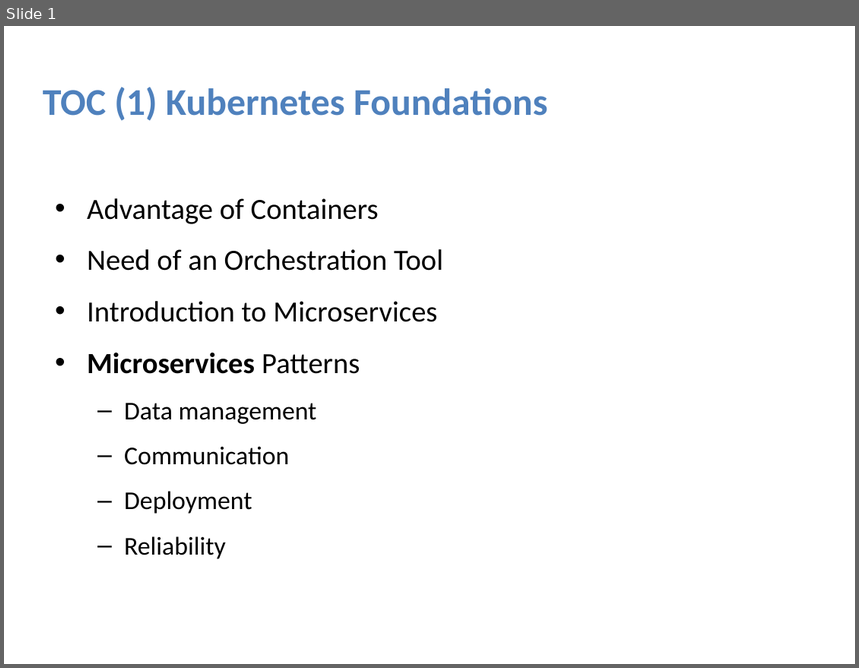
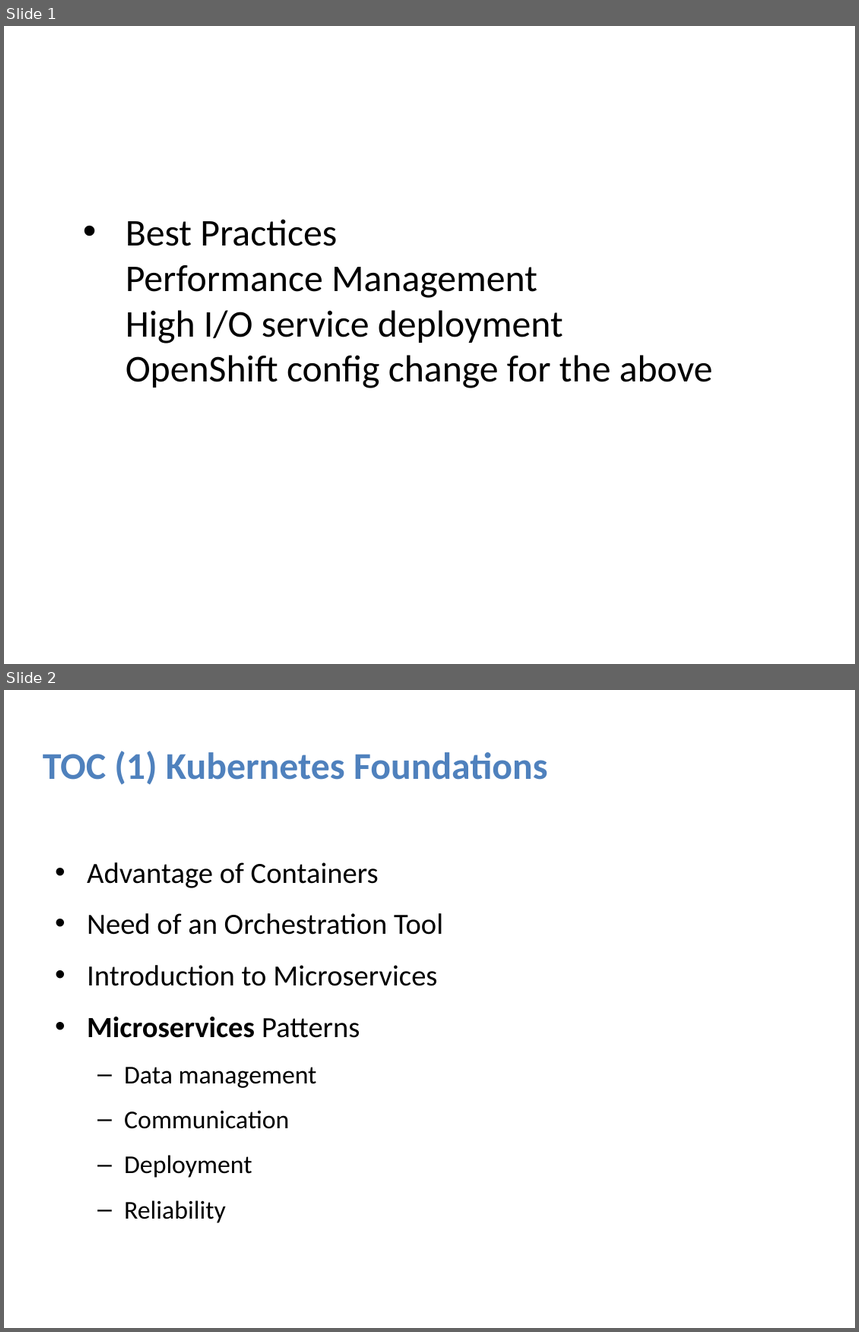
Before and after one commit to shekhar2010us/kubernetes_teach_git, a slide deck: material/new/Kubernetes-agenda.pptx. Shown one above the other, each under a label of ours: slide 1 before the commit, slides 1 and 2 after it. The pictures are 859x668 and 859x1332 pixels, drawn with LibreOffice and Linux fonts; fonts in the diff are those of the drawing. Boxes give left, top, right and bottom in pixels: in the first picture for what was removed or moved away, otherwise in the second. Text is boxed around its words. In the diff, an @@ line names an element or a change of style, - is before the commit and + after.

```diff
--- a/material/new/Kubernetes-agenda.pptx
+++ b/material/new/Kubernetes-agenda.pptx
@@ slide 1 added at [4, 26, 855, 664], background #FFFFFF @@
@@ title added at [126, 219, 713, 389], 32 pt, text #000000 @@
+• Best Practices
+  Performance Management
+  High I/O service deployment
+  OpenShift config change for the above
@@ what was slide 1 is now slide 2 @@
```
Also in this commit, not shown: 3 other files.
